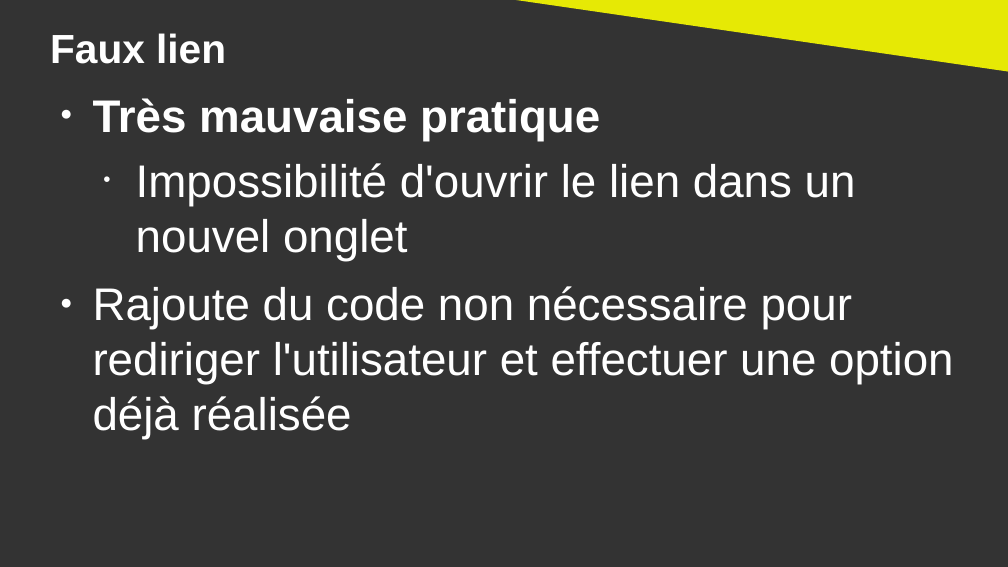
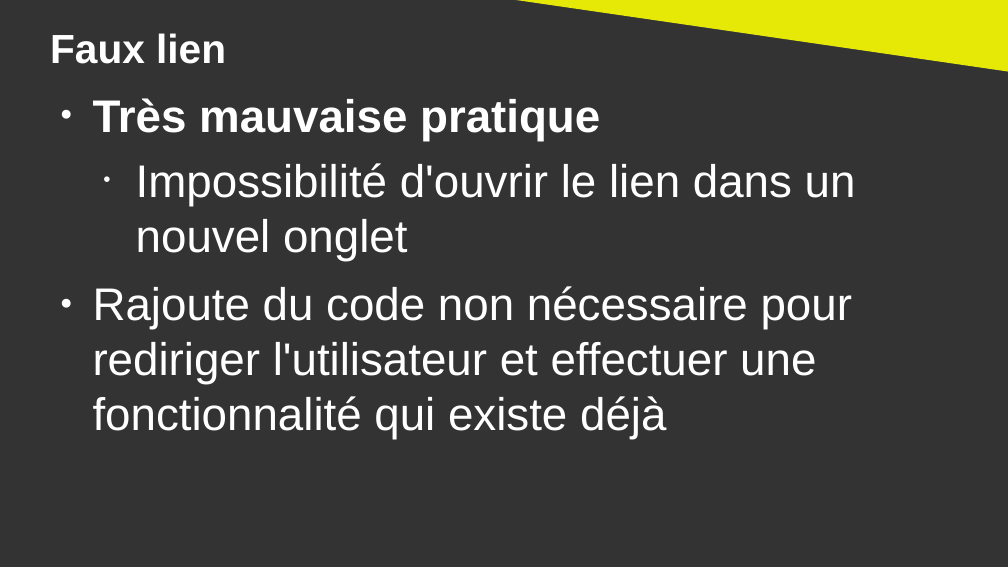
Before and after one commit to DanYellow/cours, a slide deck: slide 15 of ergonomie-et-accessibilite-s2/numero-1/presentation.odp. Drawn at 1008x567 pixels with LibreOffice and Linux fonts; fonts in the diff are those of the drawing. Boxes give left, top, right and bottom in pixels: in the first picture for what was removed or moved away, otherwise in the second. Text is boxed around its words. In the diff, an @@ line names an element or a change of style, - is before the commit and + after.

```diff
--- a/ergonomie-et-accessibilite-s2/numero-1/presentation.odp
+++ b/ergonomie-et-accessibilite-s2/numero-1/presentation.odp
@@ text at [93,286,852,439]: text changed @@
-● Rajoute du code non nécessaire pour rediriger l'utilisateur et effectuer une option déjà réalisée
+● Rajoute du code non nécessaire pour rediriger l'utilisateur et effectuer une fonctionnalité qui existe déjà
```
Also in this commit, not shown: 6 other slides changed, 3 slides added, 6 other files.
